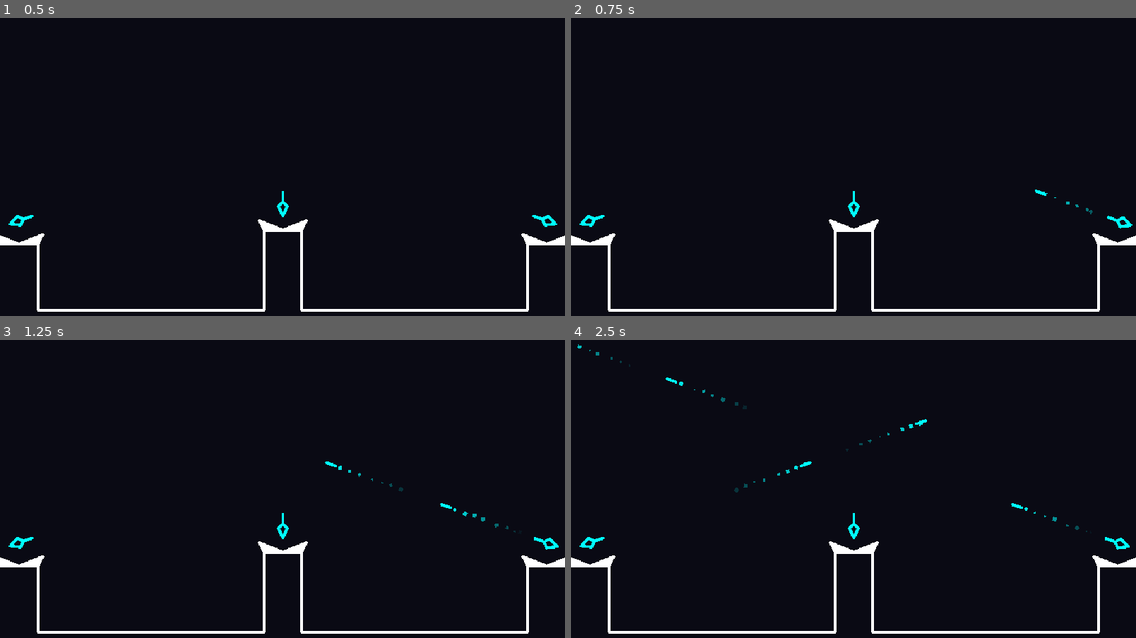
Above: before the commit, frames 1-4 (two rows, left to right).
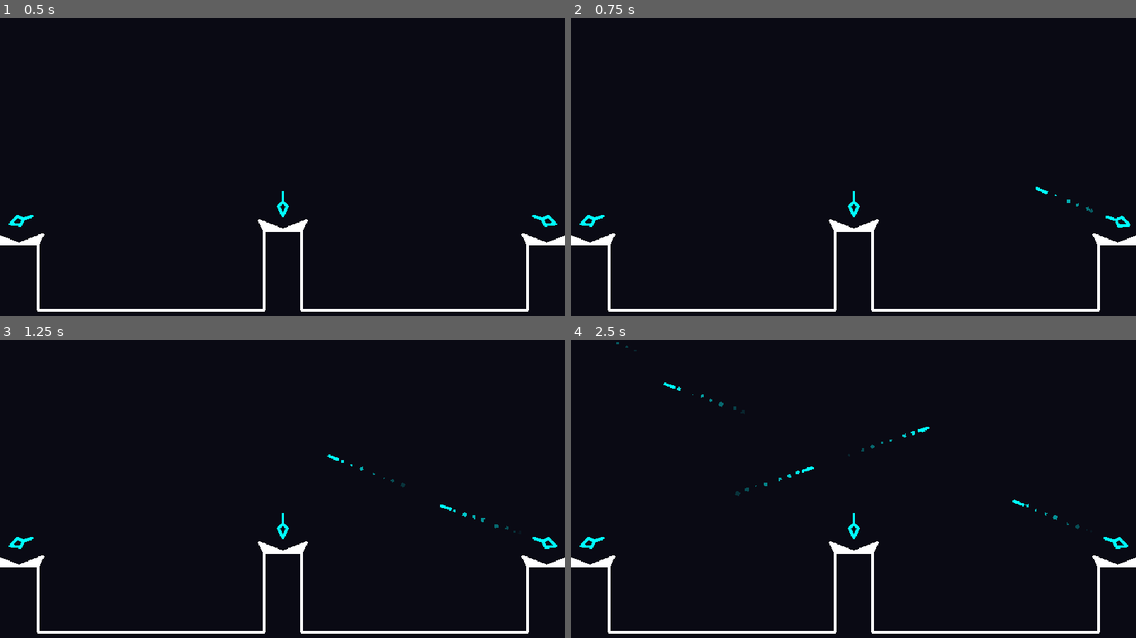
Above: after the commit, the same moments.

Repository: Paraldos/retro-stars
Game: Godot game, scene res://strato_defense/strato_defense.tscn
The game is run twice, just before and just after one commit, with the same random seed, the same clock (stepped at 60 frames per second) and the same inputs.
Inputs:
- Up to frame 1 (0.5 s): no input
- Up to frame 2 (0.75 s): tap Enter at 0.5 s; hold D (right) from 0.53 s (still down)
- Up to frame 3 (1.25 s): keep holding D (right)
- Up to frame 4 (2.5 s): release D (right) at 1.28 s; hold A (left) 1.28-2.03 s; hold D (right) from 2.03 s (still down)

Frame 1 is identical in both runs. In frame 2, less than 0.1% of the frame differs, in the area x 82-100%, y 56-71%; in frame 3, 0.2%; in frame 4, 0.5%, in the area x 1-99%, y 0-71%.

Commit message:
added sound effect

Diff:
--- a/strato_defense/gun/main_gun.gd
+++ b/strato_defense/gun/main_gun.gd
@@ -2,24 +2,34 @@
 
 @onready var tower: Node2D = %Tower
 @onready var bullet_spawn_point: Node2D = %BulletSpawnPoint
+@onready var audio_stream_player: AudioStreamPlayer2D = %AudioStreamPlayer
 @export_enum("LEFT_TOWER", "MIDDLE_TOWER", "RIGHT_TOWER") var gun_position : String
 @export var dip = 70
 var player_bullet = preload("res://strato_defense/plaer_bullet/player_bullet.tscn")
 var recoil_direction: Vector2
 var recoil_amount = 15
+var rng = RandomNumberGenerator.new()
 
 func _ready() -> void:
+	rng.randomize()
+	_setup_gun_rotation()
+	_setup_recoil_direction()
+
+func _setup_gun_rotation():
 	if gun_position == "LEFT_TOWER":
 		tower.rotation_degrees = dip
 	elif gun_position == "RIGHT_TOWER":
 		tower.rotation_degrees = dip * -1
+
+func _setup_recoil_direction():
 	var adjusted_rotation = deg_to_rad(tower.rotation_degrees - 90)
 	recoil_direction = Vector2(cos(adjusted_rotation), sin(adjusted_rotation)).normalized()
 
-
 func _attack():
+	_turn()
 	_spawn_bullet()
 	_recoil()
+	_sound()
 
 func _spawn_bullet():
 	var bullet = player_bullet.instantiate()
@@ -27,9 +37,19 @@
 	bullet.rotation_degrees = tower.rotation_degrees
 	get_tree().current_scene.add_child(bullet)
 
+func _sound():
+	audio_stream_player.pitch_scale = rng.randf_range(0.8, 1.2)
+	audio_stream_player.play()
+
+func _turn():
+	var offset = 2
+	var init_rotation = tower.rotation_degrees
+	tower.rotation_degrees = init_rotation + rng.randf_range(-offset, offset)
+	var tween = create_tween()
+	tween.tween_property(tower, "rotation_degrees", init_rotation, 0.3)
+
 func _recoil():
 	var initial_pos = tower.position
-	var recoil_position = initial_pos - recoil_direction * recoil_amount
+	tower.position = initial_pos - recoil_direction * recoil_amount
 	var tween = create_tween()
-	tween.tween_property(tower, "position", recoil_position, 0.05)
 	tween.tween_property(tower, "position", initial_pos, 0.3)
--- a/strato_defense/gun/main_gun.tscn
+++ b/strato_defense/gun/main_gun.tscn
@@ -1,6 +1,7 @@
-[gd_scene load_steps=2 format=3 uid="uid://d2rnxi0f7fa63"]
+[gd_scene load_steps=3 format=3 uid="uid://d2rnxi0f7fa63"]
 
 [ext_resource type="Script" uid="uid://biv8b7mbyif8s" path="res://strato_defense/gun/main_gun.gd" id="1_bn36c"]
+[ext_resource type="AudioStream" uid="uid://bvsietekrnxku" path="res://assets/gun4.wav" id="2_3v7rf"]
 
 [node name="MainGun" type="Node2D"]
 script = ExtResource("1_bn36c")
@@ -46,3 +47,7 @@
 
 [node name="Polygon2D" type="Polygon2D" parent="."]
 polygon = PackedVector2Array(-40, 0, 0, 16, 40, 0, 32, 16, -32, 16)
+
+[node name="AudioStreamPlayer" type="AudioStreamPlayer2D" parent="."]
+unique_name_in_owner = true
+stream = ExtResource("2_3v7rf")
Not shown, added: assets/gun.wav.import
Not shown, added: assets/gun2.wav.import
Not shown, added: assets/gun3.wav.import
Not shown, added: assets/gun4.wav.import
Not shown, added: assets/gun.wav
Not shown, added: assets/gun2.wav
Not shown, added: assets/gun3.wav
Not shown, added: assets/gun4.wav
